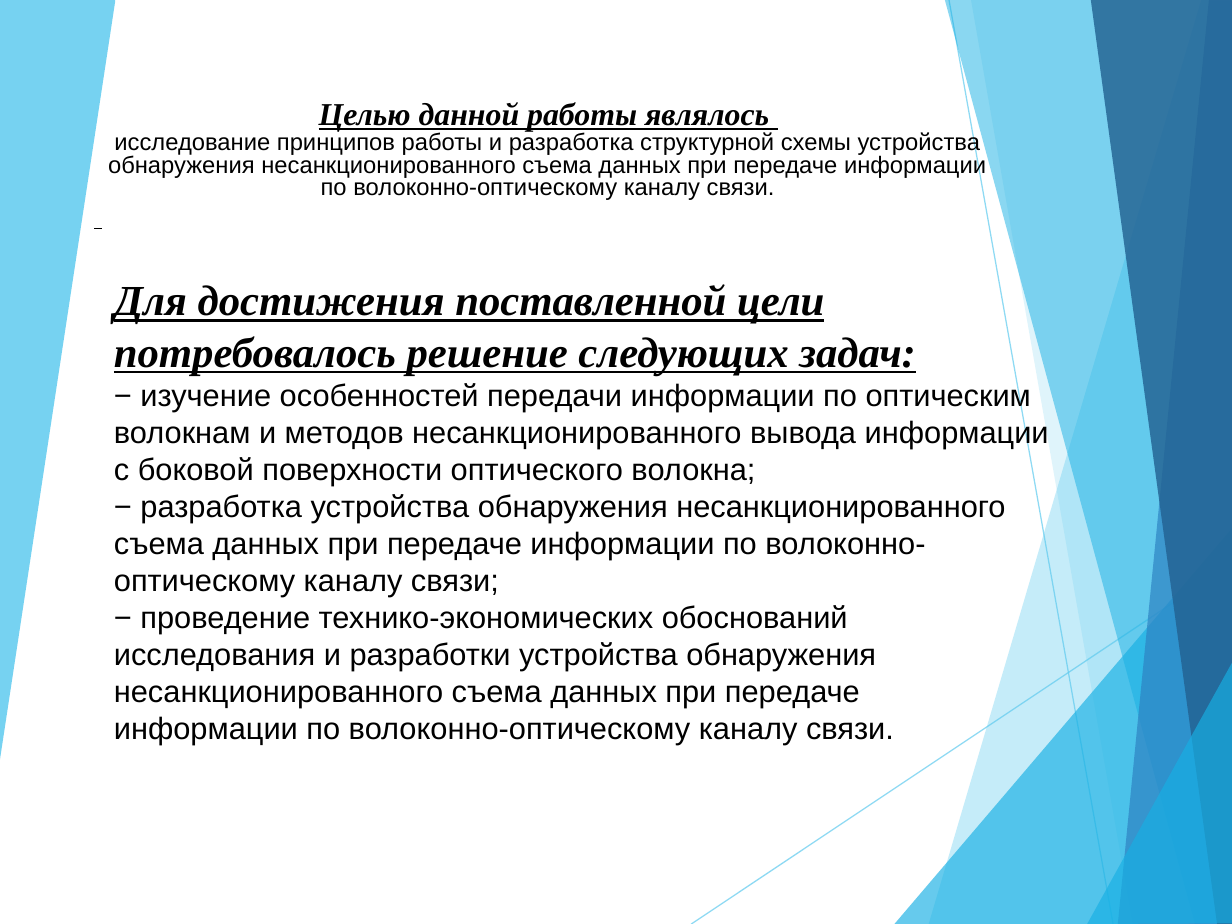
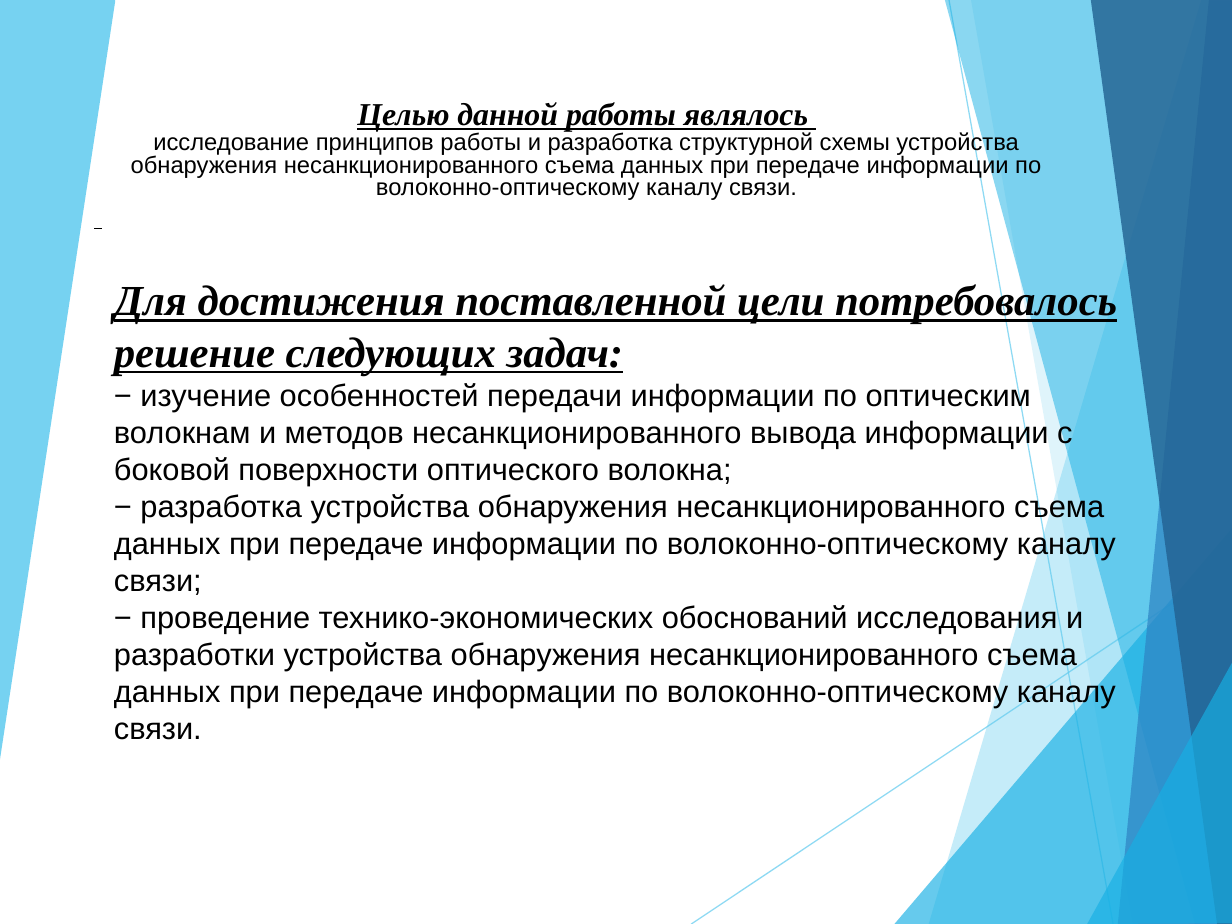
Before and after one commit to blackPrincess31/My_diplom, a slide deck: slide 2 of Доклад.ppt. Drawn at 1232x924 pixels with LibreOffice and Linux fonts; fonts in the diff are those of the drawing. Boxes give left, top, right and bottom in pixels: in the first picture for what was removed or moved away, otherwise in the second. Text is boxed around its words. In the diff, an @@ line names an element or a change of style, - is before the commit and + after.

```diff
--- a/Доклад.ppt
+++ b/Доклад.ppt
@@ text "Целью данной работы являлось" rewrapped from bbox=[108, 102, 986, 200] to bbox=[131, 102, 1041, 200] @@
@@ text "Для достижения поставленной цели потребовалось ..." rewrapped from bbox=[114, 284, 1049, 744] to bbox=[114, 282, 1117, 740] @@
```
Also in this commit, not shown: 1 other slide changed, 1 slide added, 4 slides removed, 1 other file.
